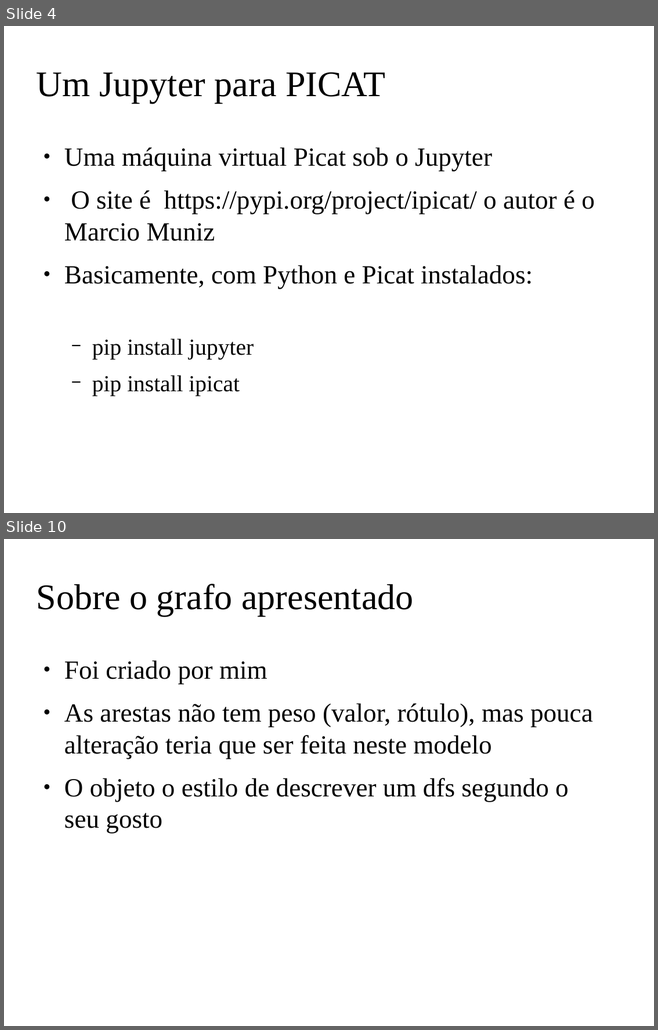
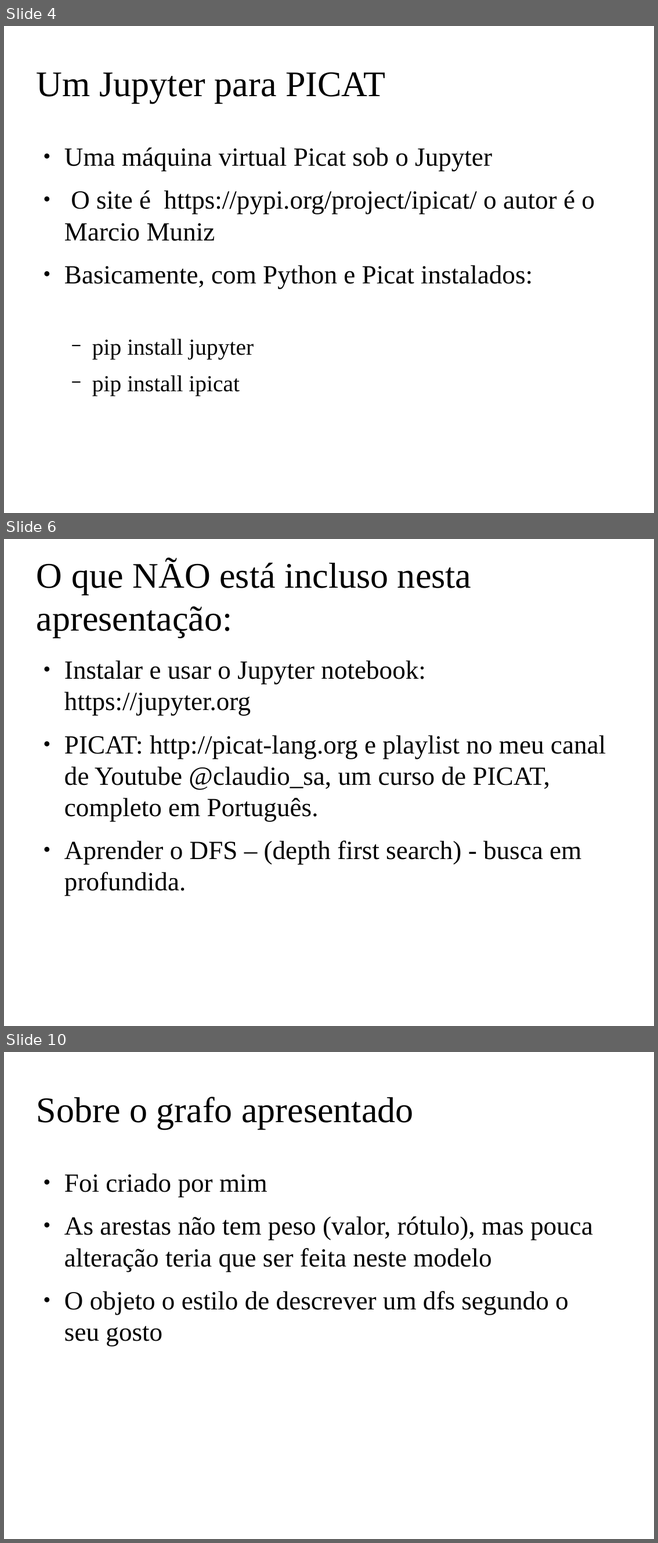
Before and after one commit to claudiosa/CCS, a slide deck: picat/YOUTUBE_dfs_jupyter_picat/slides_picat_jupyter_dfs.odp. Shown one above the other, each under a label of ours: slides 4 and 10 before the commit, slides 4, 6 and 10 after it; the slides between them are not shown. The pictures are 658x1030 and 658x1543 pixels, drawn with LibreOffice and Linux fonts; fonts in the diff are those of the drawing; background and template pictures are left out. Boxes give left, top, right and bottom in pixels: in the first picture for what was removed or moved away, otherwise in the second. Text is boxed around its words. In the diff, an @@ line names an element or a change of style, - is before the commit and + after.

```diff
--- a/picat/YOUTUBE_dfs_jupyter_picat/slides_picat_jupyter_dfs.odp
+++ b/picat/YOUTUBE_dfs_jupyter_picat/slides_picat_jupyter_dfs.odp
@@ slide 6 added at box(4, 539, 654, 1026), background picture (left out) @@
@@ title added at box(36, 559, 471, 638), 44 pt, text #000000 @@
+O que NÃO está incluso nesta apresentação:
@@ text added at box(64, 660, 605, 896), 32 pt, text #000000 @@
+● Instalar e usar o Jupyter notebook: https://jupyter.org
+● PICAT: http://picat-lang.org e playlist no meu canal de Youtube @claudio_sa, um curso de PICAT, completo em Português.
+● Aprender o DFS – (depth first search) - busca em profundida.
```
Also in this commit, not shown: 1 slide changed, 1 slide removed, 21 other files.
